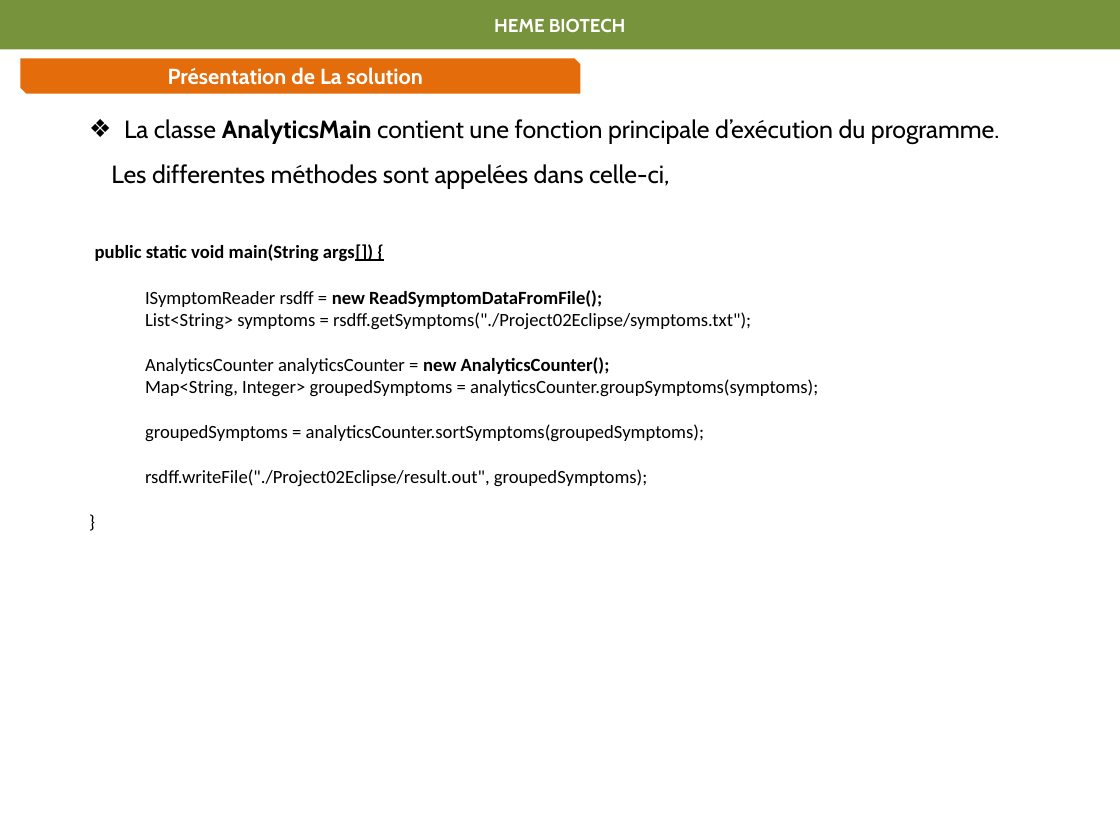
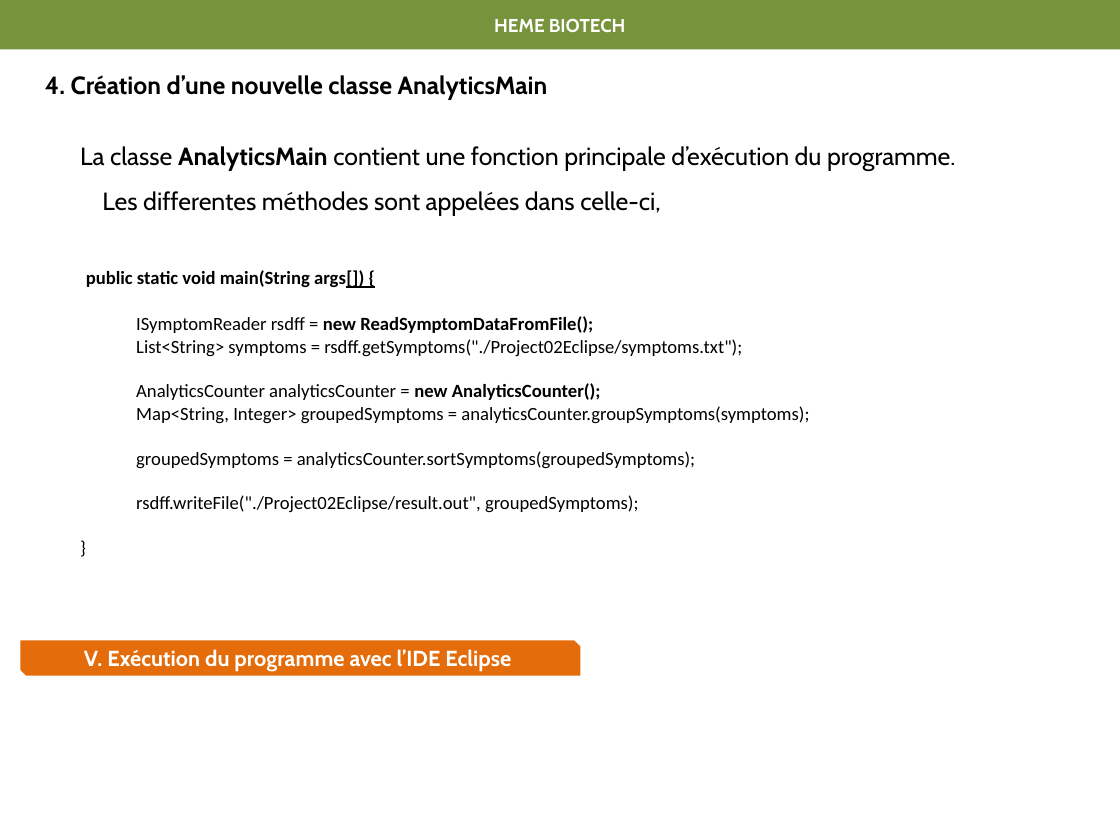
Before and after one commit to bende47/Project_DA_Java_EN_Come_to_the_Rescue_of_a_Java_Application, a slide deck: slide 12 of Projet P2.pptx (slide 10 before the commit). Drawn at 1120x840 pixels with LibreOffice and Linux fonts; fonts in the diff are those of the drawing. Boxes give left, top, right and bottom in pixels: in the first picture for what was removed or moved away, otherwise in the second. Text is boxed around its words. In the diff, an @@ line names an element or a change of style, - is before the commit and + after.

```diff
--- a/Projet P2.pptx
+++ b/Projet P2.pptx
@@ snip diag rect removed at (x1=20, y1=58, x2=580, y2=93) @@
-Présentation de La solution
@@ text added at (x1=45, y1=75, x2=548, y2=100), 16 pt, text #000000, bold @@
+  4. Création d’une nouvelle classe AnalyticsMain
@@ text "La classe AnalyticsMain contient une ..." moved from (x1=95, y1=119, x2=999, y2=486) to (x1=80, y1=146, x2=955, y2=513) @@
@@ text at (x1=80, y1=146, x2=955, y2=170): bullet ❖ to none @@
@@ snip diag rect added at (x1=20, y1=641, x2=580, y2=675), fill #E46C0A, 14 pt, text #FFFFFF, bold @@
+V. Exécution du programme avec l’IDE Eclipse
```
Also in this commit, not shown: 8 other slides changed, 2 slides added.
